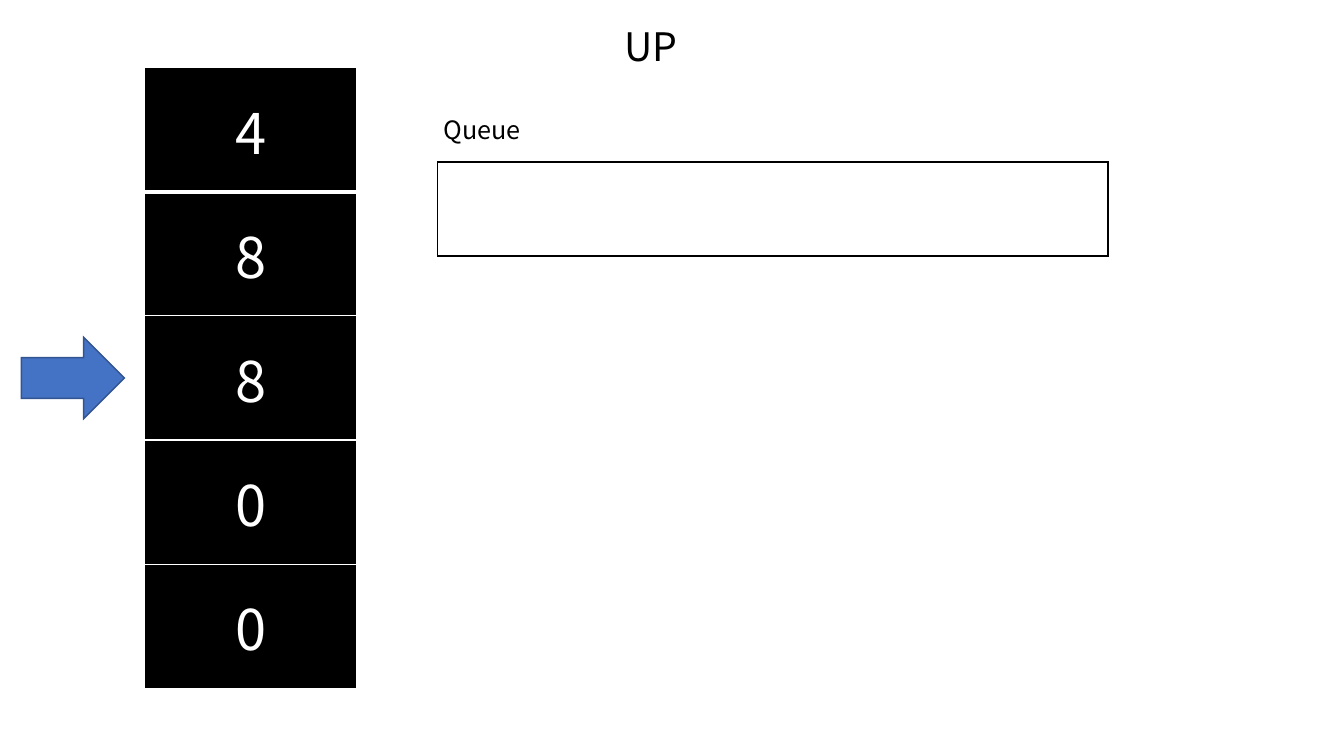
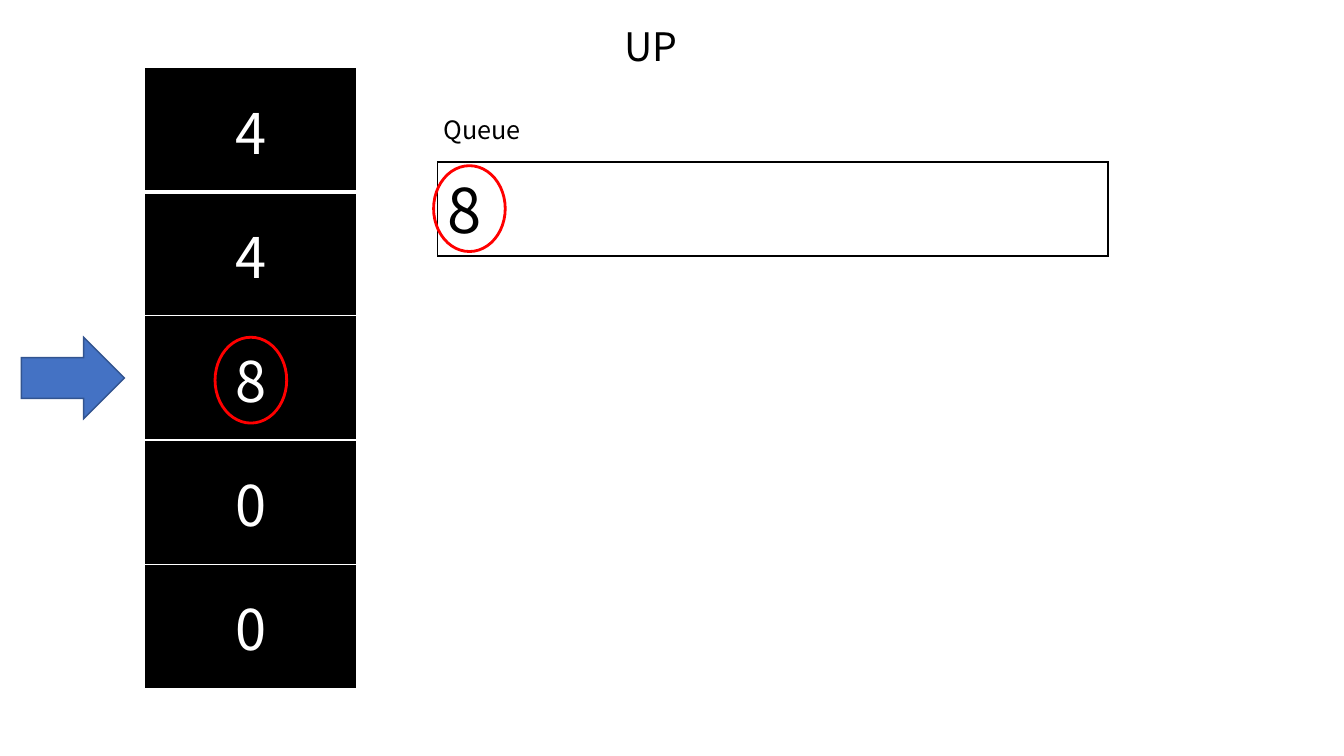
Before and after one commit to kalgory/210119_2048_CWY, a slide deck: slide 13 of 2048.pptx (slide 15 before the commit). Drawn at 1344x756 pixels with LibreOffice and Linux fonts; fonts in the diff are those of the drawing. Boxes give left, top, right and bottom in pixels: in the first picture for what was removed or moved away, otherwise in the second. Text is boxed around its words. In the diff, an @@ line names an element or a change of style, - is before the commit and + after.

Commit message:
Update ppt

```diff
--- a/2048.pptx
+++ b/2048.pptx
@@ table at (144,68,357,689) @@
-row 2, column 1: 8
+row 2, column 1: 4
@@ ellipse added at (434,165,505,251), outline #FF0000 2 pt @@
@@ text in rectangle at (447,170,481,249): text added @@
+8
@@ ellipse added at (215,338,286,423), outline #FF0000 2 pt @@
```
Also in this commit, not shown: 6 other slides changed, 1 slide added, 1 slide removed.
